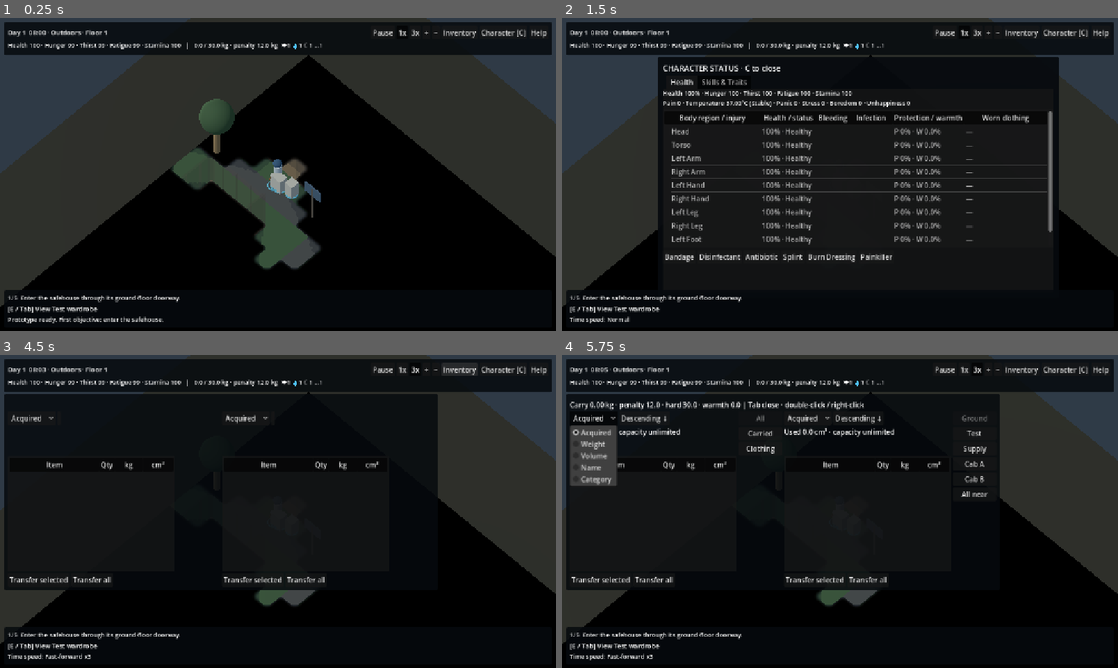
Above: before the commit, frames 1-4 (two rows, left to right).
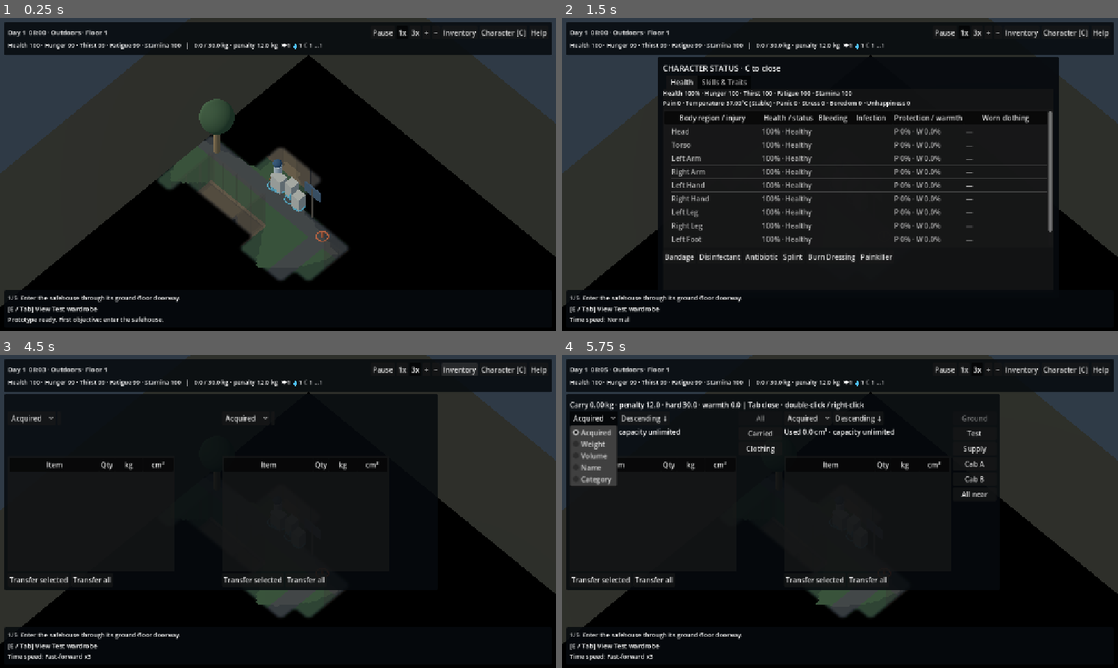
Above: after the commit, the same moments.

Repository: UnderGunfire666/pz
Game: Godot game, scene res://scenes/main.tscn
Same seed, same stepped clock (60 frames per second), same inputs: the game is played once before the commit and once after it.
Inputs:
- Up to frame 1 (0.25 s): no input
- Up to frame 2 (1.5 s): click "Character [C]" at 0.5 s; click "1x" at 1.25 s
- Up to frame 3 (4.5 s): click "3x" at 2 s; click "+" at 2.75 s; click "−" at 3.5 s; click "Inventory" at 4.25 s
- Up to frame 4 (5.75 s): click "Acquired" at 5 s

The runs differ from the first frame. In frame 1, 3.2% of the frame differs, in the area x 28-63%, y 37-84%; in frame 2, less than 0.1%; in frame 3, 0.6%; in frame 4, 0.6%.

Commit message:
change players view range to 160

Diff:
--- a/resources/maps/orangeville_prototype.tres
+++ b/resources/maps/orangeville_prototype.tres
@@ -1,19 +1,57 @@
-[gd_resource type="Resource" script_class="MapDefinition" load_steps=25 format=3]
+[gd_resource type="Resource" script_class="MapDefinition" format=3 uid="uid://bt8eomngd02t8"]
 
-[ext_resource type="Script" path="res://scripts/data/map_definition.gd" id="1_map"]
-[ext_resource type="Script" path="res://scripts/data/map_cell_definition.gd" id="2_cell"]
-[ext_resource type="Script" path="res://scripts/data/map_level_definition.gd" id="3_level"]
-[ext_resource type="Script" path="res://scripts/data/map_terrain_paint.gd" id="4_paint"]
-[ext_resource type="Script" path="res://scripts/data/map_building_instance_definition.gd" id="5_building"]
-[ext_resource type="Script" path="res://scripts/data/map_stair_definition.gd" id="6_stair"]
-[ext_resource type="Resource" path="res://resources/maps/templates/miller_house.tres" id="8_safehouse_template"]
-[ext_resource type="Resource" path="res://resources/maps/templates/corner_grocery.tres" id="9_store_template"]
-[ext_resource type="Resource" path="res://resources/maps/templates/neighbour_house.tres" id="10_neighbour_template"]
-[ext_resource type="Script" path="res://scripts/data/map_road_definition.gd" id="11_road"]
-[ext_resource type="Script" path="res://scripts/data/map_decoration_definition.gd" id="12_decoration"]
+[ext_resource type="Script" uid="uid://i8iyuhvtg48r" path="res://scripts/data/map_definition.gd" id="1_map"]
+[ext_resource type="Script" uid="uid://c824hymesf07" path="res://scripts/data/map_cell_definition.gd" id="2_cell"]
+[ext_resource type="Script" uid="uid://dilpnlu8x57gm" path="res://scripts/data/map_level_definition.gd" id="3_level"]
+[ext_resource type="Script" uid="uid://tndso8bqplst" path="res://scripts/data/map_terrain_paint.gd" id="4_paint"]
+[ext_resource type="Script" uid="uid://cmqj6wqn145uu" path="res://scripts/data/map_building_instance_definition.gd" id="5_building"]
+[ext_resource type="Script" uid="uid://3ux88k12cggg" path="res://scripts/data/map_stair_definition.gd" id="6_stair"]
 [ext_resource type="Resource" path="res://resources/maps/terrain/grass.tres" id="7_grass"]
 [ext_resource type="Resource" path="res://resources/maps/terrain/asphalt.tres" id="8_asphalt"]
-[ext_resource type="Script" path="res://scripts/data/map_heat_paint.gd" id="13_heat"]
+[ext_resource type="Resource" uid="uid://bxbtifcrtbq0m" path="res://resources/maps/templates/miller_house.tres" id="8_safehouse_template"]
+[ext_resource type="Resource" uid="uid://dj5on0xuj3gx0" path="res://resources/maps/templates/corner_grocery.tres" id="9_store_template"]
+[ext_resource type="Resource" uid="uid://dntf7fcyqwkvg" path="res://resources/maps/templates/neighbour_house.tres" id="10_neighbour_template"]
+[ext_resource type="Script" uid="uid://mrwk0fj0vf80" path="res://scripts/data/map_indoor_floor_definition.gd" id="11_5clgj"]
+[ext_resource type="Script" uid="uid://dx783mhwncor1" path="res://scripts/data/map_road_definition.gd" id="11_road"]
+[ext_resource type="Script" uid="uid://3emwgah12267" path="res://scripts/data/map_decoration_definition.gd" id="12_decoration"]
+[ext_resource type="Script" uid="uid://da1ix7gad4qjh" path="res://scripts/data/map_heat_paint.gd" id="13_heat"]
+[ext_resource type="Script" uid="uid://dbeg74rtu36p3" path="res://scripts/data/map_wall_edge_definition.gd" id="16_qgdki"]
+[ext_resource type="Script" uid="uid://dud2xo61gl5jx" path="res://scripts/data/map_zone_definition.gd" id="17_f03e6"]
+
+[sub_resource type="Resource" id="Building_safehouse"]
+script = ExtResource("5_building")
+id = "safehouse"
+display_name = "Miller House"
+template = ExtResource("8_safehouse_template")
+origin = Vector2i(2, 2)
+bounds = Rect2i(2, 2, 5, 4)
+floor_count = 2
+door_cell = Vector2i(4, 5)
+zombie_pressure = 0.22
+safehouse = true
+
+[sub_resource type="Resource" id="Building_corner_store"]
+script = ExtResource("5_building")
+id = "corner_store"
+display_name = "Corner Grocery"
+template = ExtResource("9_store_template")
+origin = Vector2i(10, 2)
+bounds = Rect2i(10, 2, 7, 7)
+floor_count = 3
+door_cell = Vector2i(13, 8)
+zone_type = "commercial"
+zombie_pressure = 0.82
+
+[sub_resource type="Resource" id="Building_neighbour_house"]
+script = ExtResource("5_building")
+id = "neighbour_house"
+display_name = "Neighbour House"
+template = ExtResource("10_neighbour_template")
+origin = Vector2i(2, 9)
+bounds = Rect2i(2, 9, 4, 3)
+floor_count = 2
+door_cell = Vector2i(3, 11)
+zombie_pressure = 0.34
 
 [sub_resource type="Resource" id="Heat_outskirts"]
 script = ExtResource("13_heat")
@@ -41,53 +79,36 @@
 
 [sub_resource type="Resource" id="MapLevel_ground"]
 script = ExtResource("3_level")
-level = 0
 terrain_paints = Array[ExtResource("4_paint")]([SubResource("TerrainPaint_grass")])
 heat_paints = Array[ExtResource("13_heat")]([SubResource("Heat_outskirts"), SubResource("Heat_east_west"), SubResource("Heat_north_south")])
 
 [sub_resource type="Resource" id="MapCell_orangeville"]
 script = ExtResource("2_cell")
 id = "orangeville_cell_0_0"
-cell_coordinate = Vector2i(0, 0)
-size = Vector2i(64, 64)
 levels = Array[ExtResource("3_level")]([SubResource("MapLevel_ground")])
 
-[sub_resource type="Resource" id="Building_safehouse"]
-script = ExtResource("5_building")
-id = "safehouse"
-display_name = "Miller House"
-template = ExtResource("8_safehouse_template")
-origin = Vector2i(2, 2)
-bounds = Rect2i(2, 2, 5, 4)
-floor_count = 2
-door_cell = Vector2i(4, 5)
-zone_type = "residential"
-zombie_pressure = 0.22
-safehouse = true
+[sub_resource type="Resource" id="Decoration_road_sign"]
+script = ExtResource("12_decoration")
+id = "road_sign_7_7"
+kind = "road_sign"
+position = Vector2(7.3, 7)
 
-[sub_resource type="Resource" id="Building_corner_store"]
-script = ExtResource("5_building")
-id = "corner_store"
-display_name = "Corner Grocery"
-template = ExtResource("9_store_template")
-origin = Vector2i(10, 2)
-bounds = Rect2i(10, 2, 7, 7)
-floor_count = 3
-door_cell = Vector2i(13, 8)
-zone_type = "commercial"
-zombie_pressure = 0.82
+[sub_resource type="Resource" id="Decoration_street_tree"]
+script = ExtResource("12_decoration")
+id = "street_tree_0_7"
+position = Vector2(0.9, 7.5)
 
-[sub_resource type="Resource" id="Building_neighbour_house"]
-script = ExtResource("5_building")
-id = "neighbour_house"
-display_name = "Neighbour House"
-template = ExtResource("10_neighbour_template")
-origin = Vector2i(2, 9)
-bounds = Rect2i(2, 9, 4, 3)
-floor_count = 2
-door_cell = Vector2i(3, 11)
-zone_type = "residential"
-zombie_pressure = 0.34
+[sub_resource type="Resource" id="Road_east_west"]
+script = ExtResource("11_road")
+id = "orangeville_east_west_road"
+centerline = PackedVector2Array(0, 7.5, 64, 7.5)
+terrain = ExtResource("8_asphalt")
+
+[sub_resource type="Resource" id="Road_north_south"]
+script = ExtResource("11_road")
+id = "orangeville_north_south_road"
+centerline = PackedVector2Array(8.5, 0, 8.5, 64)
+terrain = ExtResource("8_asphalt")
 
 [sub_resource type="Resource" id="Stair_safehouse"]
 script = ExtResource("6_stair")
@@ -95,8 +116,6 @@
 building_id = "safehouse"
 start = Vector2(3.25, 4.5)
 end = Vector2(5.75, 4.5)
-from_floor = 0
-to_floor = 1
 width = 0.72
 
 [sub_resource type="Resource" id="Stair_neighbour"]
@@ -105,8 +124,6 @@
 building_id = "neighbour_house"
 start = Vector2(2.7, 9.7)
 end = Vector2(5.3, 9.7)
-from_floor = 0
-to_floor = 1
 width = 0.72
 
 [sub_resource type="Resource" id="Stair_grocery_lower"]
@@ -115,9 +132,6 @@
 building_id = "corner_store"
 start = Vector2(11.25, 7.25)
 end = Vector2(11.25, 3.75)
-from_floor = 0
-to_floor = 1
-width = 0.8
 
 [sub_resource type="Resource" id="Stair_grocery_upper"]
 script = ExtResource("6_stair")
@@ -127,47 +141,13 @@
 end = Vector2(12.25, 7.25)
 from_floor = 1
 to_floor = 2
-width = 0.8
-
-[sub_resource type="Resource" id="Road_east_west"]
-script = ExtResource("11_road")
-id = "orangeville_east_west_road"
-level = 0
-centerline = PackedVector2Array(0, 7.5, 64, 7.5)
-width = 1.0
-terrain = ExtResource("8_asphalt")
-
-[sub_resource type="Resource" id="Road_north_south"]
-script = ExtResource("11_road")
-id = "orangeville_north_south_road"
-level = 0
-centerline = PackedVector2Array(8.5, 0, 8.5, 64)
-width = 1.0
-terrain = ExtResource("8_asphalt")
-
-[sub_resource type="Resource" id="Decoration_road_sign"]
-script = ExtResource("12_decoration")
-id = "road_sign_7_7"
-kind = "road_sign"
-position = Vector2(7.3, 7.0)
-
-[sub_resource type="Resource" id="Decoration_street_tree"]
-script = ExtResource("12_decoration")
-id = "street_tree_0_7"
-kind = "tree"
-position = Vector2(0.9, 7.5)
 
 [resource]
 script = ExtResource("1_map")
 id = "orangeville_prototype"
 display_name = "Orangeville Prototype"
-format_version = 2
-cell_size = Vector2i(64, 64)
-default_floor_spacing = 3.0
 cells = Array[ExtResource("2_cell")]([SubResource("MapCell_orangeville")])
 buildings = Array[ExtResource("5_building")]([SubResource("Building_safehouse"), SubResource("Building_corner_store"), SubResource("Building_neighbour_house")])
 roads = Array[ExtResource("11_road")]([SubResource("Road_east_west"), SubResource("Road_north_south")])
+stairs = Array[ExtResource("6_stair")]([SubResource("Stair_safehouse"), SubResource("Stair_neighbour"), SubResource("Stair_grocery_lower"), SubResource("Stair_grocery_upper")])
 decorations = Array[ExtResource("12_decoration")]([SubResource("Decoration_road_sign"), SubResource("Decoration_street_tree")])
-stairs = Array[ExtResource("6_stair")]([SubResource("Stair_safehouse"), SubResource("Stair_neighbour"), SubResource("Stair_grocery_lower"), SubResource("Stair_grocery_upper")])
-player_spawn = Vector2(4.45, 6.65)
-npc_spawn = Vector2(4.4, 10.3)
--- a/resources/maps/templates/corner_grocery.tres
+++ b/resources/maps/templates/corner_grocery.tres
@@ -1,8 +1,8 @@
-[gd_resource type="Resource" script_class="MapBuildingTemplate" load_steps=8 format=3]
+[gd_resource type="Resource" script_class="MapBuildingTemplate" format=3 uid="uid://dj5on0xuj3gx0"]
 
-[ext_resource type="Script" path="res://scripts/data/map_building_template.gd" id="1"]
-[ext_resource type="Script" path="res://scripts/data/map_room_definition.gd" id="2"]
-[ext_resource type="Script" path="res://scripts/data/map_wall_edge_definition.gd" id="3"]
+[ext_resource type="Script" uid="uid://4lg4plmaohwd" path="res://scripts/data/map_building_template.gd" id="1"]
+[ext_resource type="Script" uid="uid://8icdnjn3lbfo" path="res://scripts/data/map_room_definition.gd" id="2"]
+[ext_resource type="Script" uid="uid://dbeg74rtu36p3" path="res://scripts/data/map_wall_edge_definition.gd" id="3"]
 
 [sub_resource type="Resource" id="Room_ground"]
 script = ExtResource("2")
@@ -37,8 +37,8 @@
 [sub_resource type="Resource" id="Wall_third_partition"]
 script = ExtResource("3")
 id = "third_floor_partition"
-start = Vector2(4.0, 0.18)
-end = Vector2(4.0, 2.0)
+start = Vector2(4, 0.18)
+end = Vector2(4, 2)
 level = 2
 
 [resource]
@@ -50,4 +50,8 @@
 door_local_cell = Vector2i(3, 6)
 zone_type = "commercial"
 rooms = Array[ExtResource("2")]([SubResource("Room_ground"), SubResource("Room_second"), SubResource("Room_third")])
+indoor_floors = null
 wall_edges = Array[ExtResource("3")]([SubResource("Wall_second_partition"), SubResource("Wall_third_partition")])
+has_roof = null
+explicit_layout = null
+stairs = null
--- a/resources/maps/templates/miller_house.tres
+++ b/resources/maps/templates/miller_house.tres
@@ -1,14 +1,13 @@
-[gd_resource type="Resource" script_class="MapBuildingTemplate" load_steps=4 format=3]
+[gd_resource type="Resource" script_class="MapBuildingTemplate" format=3 uid="uid://bxbtifcrtbq0m"]
 
-[ext_resource type="Script" path="res://scripts/data/map_building_template.gd" id="1"]
-[ext_resource type="Script" path="res://scripts/data/map_room_definition.gd" id="2"]
+[ext_resource type="Script" uid="uid://4lg4plmaohwd" path="res://scripts/data/map_building_template.gd" id="1"]
+[ext_resource type="Script" uid="uid://8icdnjn3lbfo" path="res://scripts/data/map_room_definition.gd" id="2"]
+[ext_resource type="Script" uid="uid://dbeg74rtu36p3" path="res://scripts/data/map_wall_edge_definition.gd" id="3_ta6u2"]
 
 [sub_resource type="Resource" id="Room_ground"]
 script = ExtResource("2")
 id = "ground"
 display_name = "Miller House / Ground"
-room_type = "residential"
-floor_level = 0
 bounds = Rect2i(0, 0, 5, 4)
 
 [sub_resource type="Resource" id="Room_upper"]
@@ -26,5 +25,8 @@
 footprint = Vector2i(5, 4)
 floor_count = 2
 door_local_cell = Vector2i(2, 3)
-zone_type = "residential"
 rooms = Array[ExtResource("2")]([SubResource("Room_ground"), SubResource("Room_upper")])
+indoor_floors = null
+has_roof = null
+explicit_layout = null
+stairs = null
--- a/resources/maps/templates/neighbour_house.tres
+++ b/resources/maps/templates/neighbour_house.tres
@@ -1,13 +1,13 @@
-[gd_resource type="Resource" script_class="MapBuildingTemplate" load_steps=4 format=3]
+[gd_resource type="Resource" script_class="MapBuildingTemplate" format=3 uid="uid://dntf7fcyqwkvg"]
 
-[ext_resource type="Script" path="res://scripts/data/map_building_template.gd" id="1"]
-[ext_resource type="Script" path="res://scripts/data/map_room_definition.gd" id="2"]
+[ext_resource type="Script" uid="uid://4lg4plmaohwd" path="res://scripts/data/map_building_template.gd" id="1"]
+[ext_resource type="Script" uid="uid://8icdnjn3lbfo" path="res://scripts/data/map_room_definition.gd" id="2"]
+[ext_resource type="Script" uid="uid://dbeg74rtu36p3" path="res://scripts/data/map_wall_edge_definition.gd" id="3_sb4k6"]
 
 [sub_resource type="Resource" id="Room_ground"]
 script = ExtResource("2")
 id = "ground"
 display_name = "Neighbour House / Ground"
-room_type = "residential"
 bounds = Rect2i(0, 0, 4, 3)
 
 [sub_resource type="Resource" id="Room_upper"]
@@ -25,5 +25,8 @@
 footprint = Vector2i(4, 3)
 floor_count = 2
 door_local_cell = Vector2i(1, 2)
-zone_type = "residential"
 rooms = Array[ExtResource("2")]([SubResource("Room_ground"), SubResource("Room_upper")])
+indoor_floors = null
+has_roof = null
+explicit_layout = null
+stairs = null
--- a/scripts/systems/visibility_system.gd
+++ b/scripts/systems/visibility_system.gd
@@ -17,10 +17,13 @@
 var half_fov_radians := 0.0
 var perception_multiplier := 1.0
 const SELF_VISION_RADIUS := 1.2
-# 128 rays produce a 2.8-degree contour, which remains smooth once rasterized
-# into the filtered FOV mask while halving the wall-intersection work done on
-# each meaningful player/FOV update.
+# The regular rays preserve curved range limits.  Rays immediately beside each
+# nearby wall endpoint resolve the narrow wedges that a uniform angular sample
+# misses at doors, corners and small props.
 const FOV_RAY_COUNT := 128
+const ENDPOINT_RAY_OFFSET := 0.0005
+const TILE_SAMPLE_INSET := 0.16
+const ACTOR_VISIBILITY_RADIUS := 0.22
 var revision := 0
 var _last_world_revision := -1
 var _last_light := -1.0
@@ -61,10 +64,12 @@
 	_mark_seen(viewer_key)
 
 	vision_radius = 6.6 * lerpf(0.55, 1.0, world_map.ambient_light()) * perception_multiplier
-	half_fov_radians = deg_to_rad(68.0)
-	# FOV is bounded by vision_radius.  Do not re-test an entire city whenever
-	# the player takes a step; only cells which can possibly fall inside the
-	# sight circle need a LOS query.
+	# Full player field of view is 160 degrees, centred on facing direction.
+	half_fov_radians = deg_to_rad(80.0)
+	visible_world_polygon = _build_visibility_polygon()
+	# Grid cells still own exploration persistence, while their revealed state
+	# is sampled from continuous world positions. This prevents a wall cutting a
+	# corner of a cell from making its whole explored record jump on or off.
 	var min_x := maxi(0, int(floor(viewer_position.x - vision_radius)))
 	var max_x := mini(world_map.width - 1, int(floor(viewer_position.x + vision_radius)))
 	var min_y := maxi(0, int(floor(viewer_position.y - vision_radius)))
@@ -72,12 +77,10 @@
 	for y in range(min_y, max_y + 1):
 		for x in range(min_x, max_x + 1):
 			var cell := Vector2i(x, y)
-			var target := Vector2(cell) + Vector2(0.5, 0.5)
-			if can_see_position(target, viewer_floor):
+			if _tile_has_visible_sample(cell):
 				var key := Vector3i(x, y, viewer_floor)
 				visible_tiles[key] = true
 				_mark_seen(key)
-	visible_world_polygon = _build_visibility_polygon()
 	revision += 1
 
 
@@ -94,6 +97,20 @@
 	return room_contents_allowed(world_position, floor_level)
 
 
+func can_see_actor(world_position: Vector2, floor_level: int = 0,
+		radius: float = ACTOR_VISIBILITY_RADIUS) -> bool:
+	# A character is not a tile centre. Sampling its torso footprint lets a
+	# player see a body that is partly exposed around a wall or doorway, while
+	# keeping a fully occluded body hidden.
+	if can_see_position(world_position, floor_level):
+		return true
+	for offset in [Vector2(radius, 0.0), Vector2(-radius, 0.0),
+			Vector2(0.0, radius), Vector2(0.0, -radius)]:
+		if can_see_position(world_position + offset, floor_level):
+			return true
+	return false
+
+
 func _mark_seen(key: Vector3i) -> void:
 	if seen_tiles.has(key):
 		return
@@ -128,13 +145,40 @@
 	var polygon := PackedVector2Array()
 	var radius := maxf(vision_radius, SELF_VISION_RADIUS)
 	var walls := world_map.query_walls(viewer_floor, Rect2(viewer_position, Vector2.ZERO).grow(radius))
+	var angles: Array[float] = []
 	for ray_index in range(FOV_RAY_COUNT):
-		var angle := TAU * float(ray_index) / float(FOV_RAY_COUNT)
+		angles.append(TAU * float(ray_index) / float(FOV_RAY_COUNT))
+	# These rays make the focused cone end at its authored angle even when that
+	# angle falls between two regular samples.
+	for boundary in [facing_direction.angle() - half_fov_radians,
+		facing_direction.angle() + half_fov_radians]:
+		for offset in [-ENDPOINT_RAY_OFFSET, 0.0, ENDPOINT_RAY_OFFSET]:
+			angles.append(posmod(boundary + offset, TAU))
+	for wall_face in walls:
+		for endpoint: Vector2 in [wall_face["start"], wall_face["end"]]:
+			if viewer_position.distance_squared_to(endpoint) > radius * radius:
+				continue
+			var endpoint_angle := posmod((endpoint - viewer_position).angle(), TAU)
+			for offset in [-ENDPOINT_RAY_OFFSET, 0.0, ENDPOINT_RAY_OFFSET]:
+				angles.append(posmod(endpoint_angle + offset, TAU))
+	angles.sort()
+	for angle in angles:
 		var direction := Vector2.from_angle(angle)
 		var angle_from_facing := absf(wrapf(angle - facing_direction.angle(), -PI, PI))
 		var ray_radius := vision_radius if angle_from_facing <= half_fov_radians else SELF_VISION_RADIUS
 		polygon.append(_ray_endpoint(direction, ray_radius, walls))
 	return polygon
+
+
+func _tile_has_visible_sample(cell: Vector2i) -> bool:
+	var origin := Vector2(cell)
+	for offset in [Vector2(0.5, 0.5), Vector2(TILE_SAMPLE_INSET, TILE_SAMPLE_INSET),
+			Vector2(1.0 - TILE_SAMPLE_INSET, TILE_SAMPLE_INSET),
+			Vector2(TILE_SAMPLE_INSET, 1.0 - TILE_SAMPLE_INSET),
+			Vector2(1.0 - TILE_SAMPLE_INSET, 1.0 - TILE_SAMPLE_INSET)]:
+		if can_see_position(origin + offset, viewer_floor):
+			return true
+	return false
 
 
 func _ray_endpoint(direction: Vector2, max_distance: float, candidates: Array) -> Vector2:
--- a/scripts/world/world_3d_view.gd
+++ b/scripts/world/world_3d_view.gd
@@ -750,28 +750,35 @@
 	if polygon.size() < 3:
 		return
 	var floor_index := visibility.viewer_floor
-	# This is the exact set accepted by refresh(), rather than a rectangular
-	# radius scan which becomes increasingly wasteful as map dimensions grow.
-	for key_value in visibility.visible_tiles:
-		var key: Vector3i = key_value
-		if key.z != floor_index:
-			continue
-		var cell := Vector2i(key.x, key.y)
-		for tile_polygon in _tile_polygons(cell, floor_index):
-			for fragment in Geometry2D.intersect_polygons(tile_polygon, polygon):
-				if fragment.size() < 3:
-					continue
-				var rect := Rect2(fragment[0], Vector2.ZERO)
-				for point in fragment:
-					rect = rect.expand(point)
-				if not visibility.can_see_position(rect.get_center(), floor_index):
-					continue
-				# Insets avoid treating contact at a rear wall as occlusion.
-				if rect.size.x <= 0.04 or rect.size.y <= 0.04:
-					continue
-				rect = rect.grow(-0.02)
-				_visible_content_regions.append(AABB(Vector3(rect.position.x,
-					floor_index * world_map.floor_height + 0.03, rect.position.y), Vector3(rect.size.x, 1.85, rect.size.y)))
+	# Intersect all existing floor tiles in the small FOV bounds with the
+	# continuous contour.  visible_tiles is intentionally not used here: it is
+	# persistent grid exploration data and has no authority over a partial cell
+	# currently visible through a doorway.
+	var bounds := Rect2(polygon[0], Vector2.ZERO)
+	for point in polygon:
+		bounds = bounds.expand(point)
+	var min_x := maxi(0, floori(bounds.position.x))
+	var max_x := mini(world_map.width - 1, ceili(bounds.end.x))
+	var min_y := maxi(0, floori(bounds.position.y))
+	var max_y := mini(world_map.height - 1, ceili(bounds.end.y))
+	for y in range(min_y, max_y + 1):
+		for x in range(min_x, max_x + 1):
+			var cell := Vector2i(x, y)
+			if world_map.get_tile_at(cell, floor_index) == null:
+				continue
+			for tile_polygon in _tile_polygons(cell, floor_index):
+				for fragment in Geometry2D.intersect_polygons(tile_polygon, polygon):
+					if fragment.size() < 3:
+						continue
+					var rect := Rect2(fragment[0], Vector2.ZERO)
+					for point in fragment:
+						rect = rect.expand(point)
+					# Insets avoid treating contact at a rear wall as occlusion.
+					if rect.size.x <= 0.04 or rect.size.y <= 0.04:
+						continue
+					rect = rect.grow(-0.02)
+					_visible_content_regions.append(AABB(Vector3(rect.position.x,
+						floor_index * world_map.floor_height + 0.03, rect.position.y), Vector3(rect.size.x, 1.85, rect.size.y)))
 
 
 func _player_reveal_rect(feet: Vector3) -> Vector4:
@@ -933,8 +940,9 @@
 
 
 func _rasterize_visibility(image: Image, floor_level: int, pixels_per_tile: int) -> void:
-	# Scan-convert the wall-clipped contour at sub-tile resolution. Whole white
-	# tile squares would restore the jagged FOV edge removed by earlier work.
+	# Scan-convert the wall-clipped contour at sub-tile resolution. Do not gate
+	# pixels by a grid-cell visibility flag: that would hide a partly exposed
+	# doorway or body simply because the cell centre is behind a wall.
 	var polygon := visibility.visible_world_polygon
 	if polygon.size() < 3:
 		return
@@ -956,12 +964,7 @@
 		for index in range(0, crossings.size() - 1, 2):
 			var start := maxi(0, int(ceil(crossings[index] - 0.5)))
 			var end := mini(image.get_width(), int(ceil(crossings[index + 1] - 0.5)))
-			while start < end:
-				var cell := Vector2i(start / pixels_per_tile, row / pixels_per_tile)
-				var next := mini(end, (cell.x + 1) * pixels_per_tile)
-				if visibility.is_tile_visible(cell, floor_level):
-					image.fill_rect(Rect2i(start, row, next - start, 1), Color.WHITE)
-				start = next
+			image.fill_rect(Rect2i(start, row, end - start, 1), Color.WHITE)
 
 
 static func fog_color_for_seen(seen: bool) -> Color:
@@ -1041,10 +1044,10 @@
 		and String(cached["stair"]) == stair_id
 		and String(cached["player_stair"]) == player.stair_id):
 		return bool(cached["visible"])
-	var result := visibility.can_see_position(logical_position, actor_floor)
+	var result := visibility.can_see_actor(logical_position, actor_floor)
 	if not stair_id.is_empty() or not player.stair_id.is_empty():
 		result = (not stair_id.is_empty() and stair_id == player.stair_id
-			and visibility.can_see_position(logical_position, player.floor_level))
+			and visibility.can_see_actor(logical_position, player.floor_level))
 	_actor_visibility_cache[actor_id] = {
 		"revision": visibility.revision,
 		"position": logical_position,
Not shown, changed: AGENTS.md
Not shown, added: docs/PZ_DEVELOPMENT_PITFALLS.md
